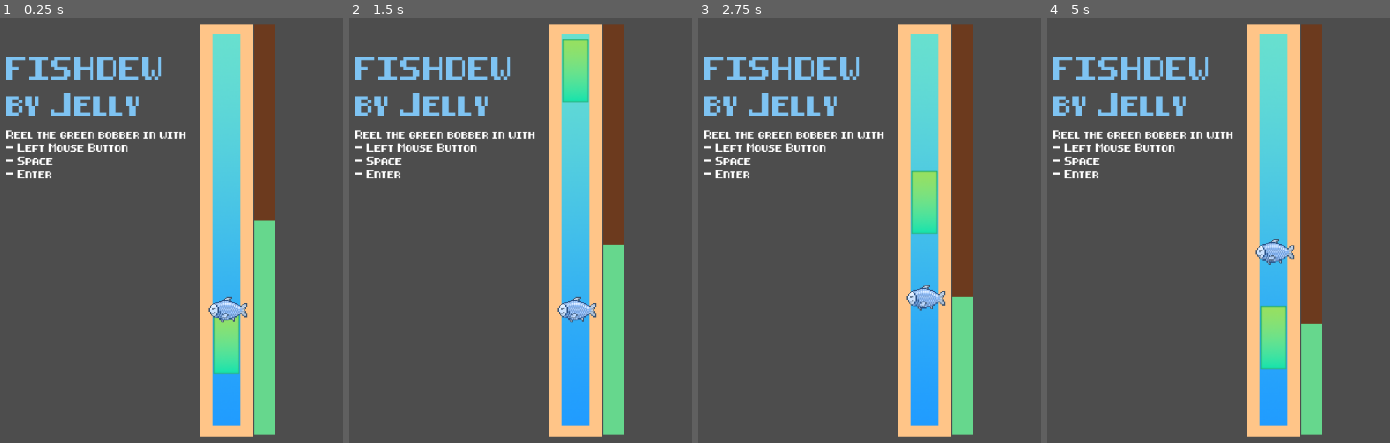
Above: before the commit, frames 1-4 (left to right).
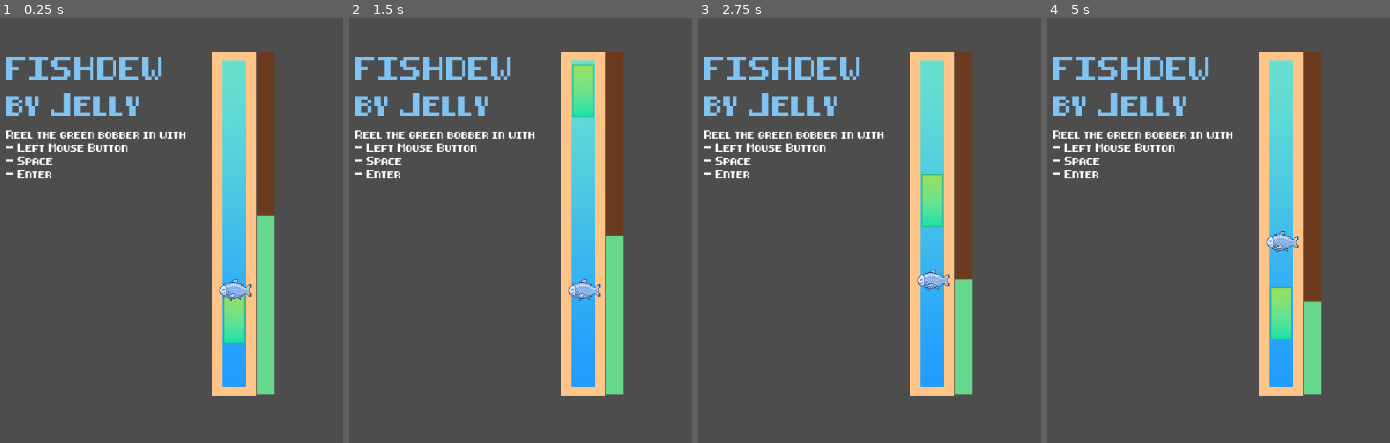
Above: after the commit, the same moments.

Repository: Anjellyrika/fishdew
Game: Godot game, scene res://src/fishing_lvl.tscn
The game is run twice, just before and just after one commit, with the same random seed, the same clock (stepped at 60 frames per second) and the same inputs. Before the commit the project starts from res://src/main_level.tscn.
Inputs (mouse positions are in pixels of both pictures, inside the frame that each line leads up to):
- Up to frame 1 (0.25 s): no input
- Up to frame 2 (1.5 s): tap Enter at 0.5, 0.6 s; move the mouse to (outside the picture) at 0.52 s; hold Space (up) from 0.53 s (still down); click (outside the picture) at 0.67 s; move the mouse to (414, 251) at 1.27 s; tap F at 1.35 s
- Up to frame 3 (2.75 s): move the mouse to (1003, 132) at 2.02 s; release Space (up) at 2.03 s; tap Enter at 2.1 s
- Up to frame 4 (5 s): move the mouse to (1232, 319) at 2.77 s; hold Space (up) 2.78-4.28 s; tap F at 2.85, 4.35 s; click (1232, 319) at 2.92 s; move the mouse to (outside the picture) at 3.52 s; tap Enter at 3.6 s; move the mouse to (outside the picture) at 4.27 s; tap Space (up) at 4.52 s

The runs differ from the first frame. In frame 1, 13% of the frame differs, in the area x 58-81%, y 1-99%; in frame 2, 13%; in frame 3, 13%; in frame 4, 13%.

Commit message:
refactor: follow file name conventions

Diff:
--- a/project.godot
+++ b/project.godot
@@ -11,7 +11,7 @@
 [application]
 
 config/name="Fishdew"
-run/main_scene="res://src/main_level.tscn"
+run/main_scene="res://src/fishing_lvl.tscn"
 config/features=PackedStringArray("4.1", "Forward Plus")
 config/icon="res://assets/icon.svg"
 
--- a/src/chest.tscn
+++ b/src/chest.tscn
@@ -1,7 +1,7 @@
 [gd_scene load_steps=7 format=3 uid="uid://cmjndycxmndy1"]
 
 [ext_resource type="Script" path="res://src/chest.gd" id="1_ih0yb"]
-[ext_resource type="Script" path="res://src/TreasureProgress.gd" id="2_b1yqj"]
+[ext_resource type="Script" path="res://src/chest_progress.gd" id="2_b1yqj"]
 [ext_resource type="Texture2D" uid="uid://bfqpgrqixy64o" path="res://assets/Treasure_Chest.png" id="2_uteaq"]
 
 [sub_resource type="RectangleShape2D" id="RectangleShape2D_xq7m3"]
--- a/src/end_screen.tscn
+++ b/src/end_screen.tscn
@@ -1,6 +1,6 @@
 [gd_scene load_steps=5 format=3 uid="uid://uuv6r24lldwk"]
 
-[ext_resource type="Script" path="res://src/EndScreen.gd" id="1_yh6o0"]
+[ext_resource type="Script" path="res://src/end_screen.gd" id="1_yh6o0"]
 [ext_resource type="FontFile" uid="uid://bdpbpkhnq8lny" path="res://assets/8-bit-pusab.ttf" id="2_rwnjd"]
 
 [sub_resource type="LabelSettings" id="LabelSettings_1pnuh"]
--- a/src/fish.tscn
+++ b/src/fish.tscn
@@ -1,7 +1,7 @@
 [gd_scene load_steps=5 format=3 uid="uid://sywnhmj87o7k"]
 
 [ext_resource type="Script" path="res://src/fish.gd" id="1_5cr0a"]
-[ext_resource type="Script" path="res://src/FishStateLabel.gd" id="2_8ax2u"]
+[ext_resource type="Script" path="res://src/fish_state_label.gd" id="2_8ax2u"]
 [ext_resource type="Texture2D" uid="uid://bq8v13cudgyag" path="res://assets/Fish.png" id="2_pqlhc"]
 
 [sub_resource type="CapsuleShape2D" id="CapsuleShape2D_nt8mh"]
--- a/src/main_level.tscn
+++ b/src/fishing_lvl.tscn
@@ -1,13 +1,13 @@
 [gd_scene load_steps=12 format=3 uid="uid://dtbn7i43ffud3"]
 
-[ext_resource type="Texture2D" uid="uid://e6j3nuqccsvs" path="res://assets/background.png" id="1_2dg5d"]
-[ext_resource type="PackedScene" uid="uid://de6h5ffhco2kj" path="res://src/bobber.tscn" id="2_5ivr6"]
-[ext_resource type="PackedScene" uid="uid://uuv6r24lldwk" path="res://src/end_screen.tscn" id="2_btlaw"]
-[ext_resource type="PackedScene" uid="uid://sywnhmj87o7k" path="res://src/fish.tscn" id="4_7j1v3"]
-[ext_resource type="PackedScene" uid="uid://dgkyari10d2gs" path="res://src/chest_spawner.tscn" id="4_m0004"]
-[ext_resource type="Script" path="res://src/FishScore.gd" id="5_vnl4l"]
-[ext_resource type="FontFile" uid="uid://bdpbpkhnq8lny" path="res://assets/8-bit-pusab.ttf" id="6_1ljxg"]
-[ext_resource type="Script" path="res://src/Outcome.gd" id="6_rcakc"]
+[ext_resource type="FontFile" uid="uid://bdpbpkhnq8lny" path="res://assets/8-bit-pusab.ttf" id="1_uo0hm"]
+[ext_resource type="PackedScene" uid="uid://uuv6r24lldwk" path="res://src/end_screen.tscn" id="2_lw2gm"]
+[ext_resource type="Texture2D" uid="uid://e6j3nuqccsvs" path="res://assets/background.png" id="3_s6jf6"]
+[ext_resource type="PackedScene" uid="uid://de6h5ffhco2kj" path="res://src/bobber.tscn" id="4_r0ydv"]
+[ext_resource type="PackedScene" uid="uid://sywnhmj87o7k" path="res://src/fish.tscn" id="5_u6fi8"]
+[ext_resource type="PackedScene" uid="uid://dgkyari10d2gs" path="res://src/chest_spawner.tscn" id="6_bmw5w"]
+[ext_resource type="Script" path="res://src/fishing_lvl_score.gd" id="7_jqe5k"]
+[ext_resource type="Script" path="res://src/fishing_lvl_outcome.gd" id="8_hhrda"]
 
 [sub_resource type="RectangleShape2D" id="RectangleShape2D_hi66l"]
 size = Vector2(63, 12)
@@ -18,7 +18,7 @@
 [sub_resource type="StyleBoxFlat" id="StyleBoxFlat_ufmk4"]
 bg_color = Color(0.4, 0.843137, 0.552941, 1)
 
-[node name="MainLevel" type="Node2D"]
+[node name="MainFishingLevel" type="Node2D"]
 
 [node name="UILayer" type="CanvasLayer" parent="."]
 process_mode = 2
@@ -97,7 +97,7 @@
 theme_override_styles/fill = SubResource("StyleBoxFlat_ufmk4")
 fill_mode = 3
 show_percentage = false
-script = ExtResource("5_vnl4l")
+script = ExtResource("7_jqe5k")
 fish = NodePath("../../Fish")
 metadata/_edit_use_anchors_ = true
 
@@ -107,12 +107,8 @@
 offset_top = 68.0
 offset_right = 962.0
 offset_bottom = 108.0
-script = ExtResource("6_rcakc")
+script = ExtResource("8_hhrda")
 metadata/_edit_use_anchors_ = true
-
-[node name="Camera2D" type="Camera2D" parent="."]
-position = Vector2(587, 315)
-zoom = Vector2(1.2, 1.2)
 
 [connection signal="body_entered" from="Fish" to="Fish" method="_on_body_entered"]
 [connection signal="body_exited" from="Fish" to="Fish" method="_on_body_exited"]
Renamed: src/TreasureProgress.gd -> src/chest_progress.gd
Renamed: src/EndScreen.gd -> src/end_screen.gd
Renamed: src/FishStateLabel.gd -> src/fish_state_label.gd
Not shown: 5 places in src/fishing_lvl.tscn that only renumber resources
Renamed: src/Outcome.gd -> src/fishing_lvl_outcome.gd
Renamed: src/FishScore.gd -> src/fishing_lvl_score.gd
Renamed: src/MainScene.gd -> src/main_scene.gd
Renamed: src/MainScene.tscn -> src/main_scene.tscn
